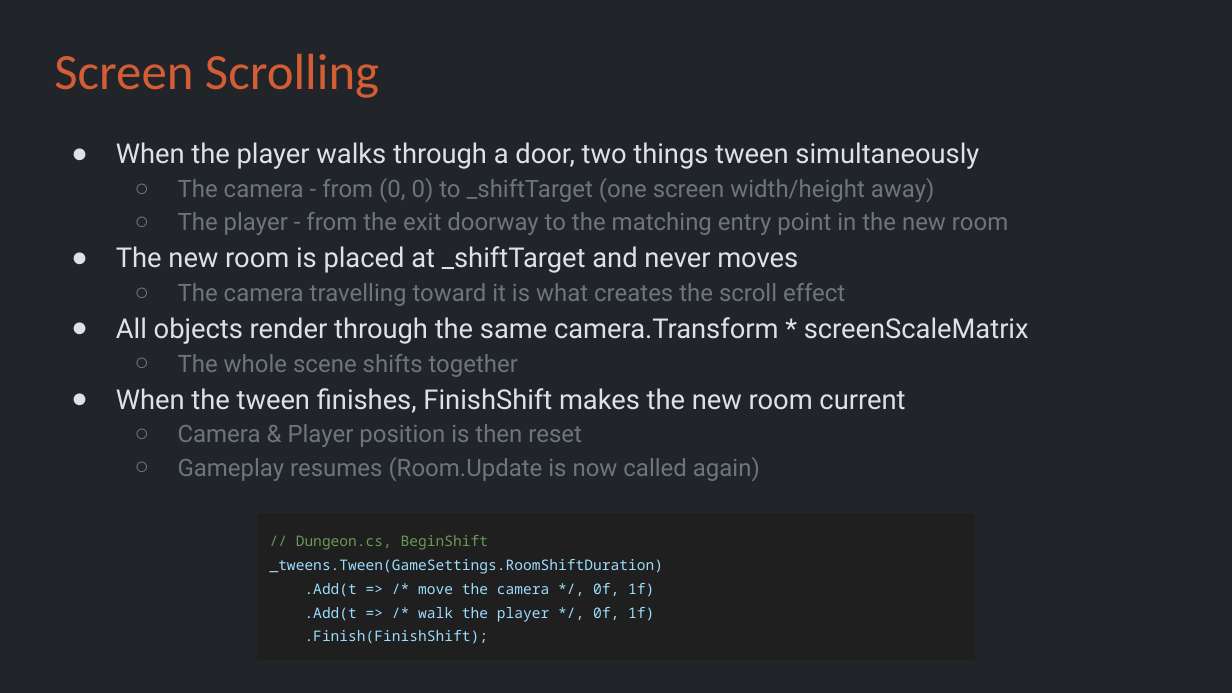
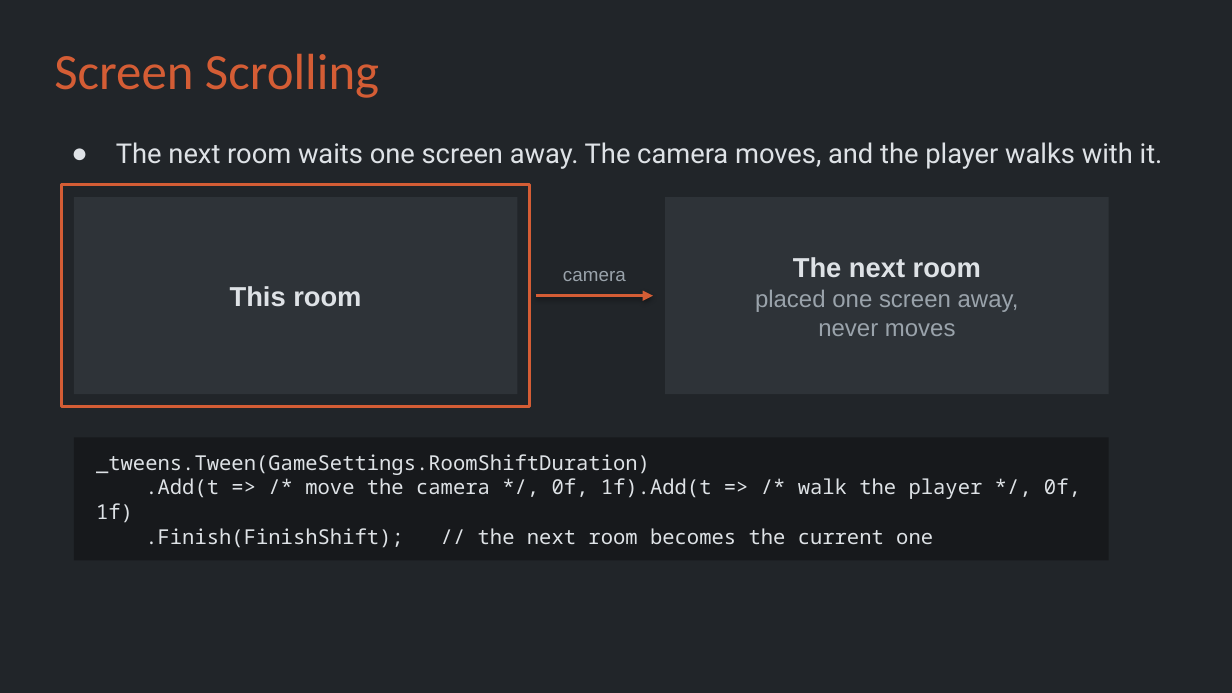
Before and after one commit to Metamate/gar, a slide deck: slide 31 of slides/08 The Legend of Zelda.pptx. Drawn at 1232x693 pixels with LibreOffice and Linux fonts; fonts in the diff are those of the drawing. Boxes give left, top, right and bottom in pixels: in the first picture for what was removed or moved away, otherwise in the second. Text is boxed around its words. In the diff, an @@ line names an element or a change of style, - is before the commit and + after.

```diff
--- a/slides/08 The Legend of Zelda.pptx
+++ b/slides/08 The Legend of Zelda.pptx
@@ text at <box>116,142,1163,169</box>: text changed; size 14 to 16 pt; text colour #6C757D to #DEE2E6 @@
-● When the player walks through a door, two things tween simultaneously
-  ○ The camera - from (0, 0) to _shiftTarget (one screen width/height away)
-  ○ The player - from the exit doorway to the matching entry point in the new room
-● The new room is placed at _shiftTarget and never moves
-  ○ The camera travelling toward it is what creates the scroll effect
-● All objects render through the same camera.Transform * screenScaleMatrix
-  ○ The whole scene shifts together
-● When the tween finishes, FinishShift makes the new room current
-  ○ Camera & Player position is then reset
-  ○ Gameplay resumes (Room.Update is now called again)
+● The next room waits one screen away. The camera moves, and the player walks with it.
@@ rectangle added at <box>62,185,530,407</box>, outline #D45D35 2 pt @@
@@ rectangle added at <box>74,197,517,394</box>, fill #2E3338, 16 pt, text #DEE2E6, bold @@
+This room
@@ rectangle added at <box>665,197,1109,394</box>, fill #2E3338, 14 pt, text #9AA3AB @@
+The next room
+placed one screen away,
+never moves
@@ arrow added from (536, 296) to (653, 296), #D45D35 2 pt @@
@@ text added at <box>563,271,626,281</box>, 11 pt, text #9AA3AB @@
+camera
@@ rectangle "_tweens.Tween(GameSettings.RoomShiftDuration)": place and size @@
-rectangle "_tweens.Tween(GameSettings.RoomShiftDuration)" at <box>257,513,975,659</box>
+rectangle "_tweens.Tween(GameSettings.RoomShiftDuration)" at <box>74,437,1109,561</box>
@@ rectangle "_tweens.Tween(GameSettings.RoomShiftDuration)" at <box>74,437,1109,561</box>: vertical alignment top to middle; text to rectangle; fill #1F1F1F to #17191C @@
@@ text in rectangle at <box>96,478,1081,548</box>: text changed; size 8.5 to 12 pt; text colour #9CDCFE to #DEE2E6 @@
-.Add(t => /* move the camera */, 0f, 1f)
-.Add(t => /* walk the player */, 0f, 1f)
-.Finish(FinishShift);
+.Add(t => /* move the camera */, 0f, 1f).Add(t => /* walk the player */, 0f, 1f)
+.Finish(FinishShift); // the next room becomes the current one
@@ text in rectangle at <box>96,454,650,475</box>: size 8.5 to 12 pt, text colour #9CDCFE to #DEE2E6, highlight #1F1F1F to none in "_tweens.Tween(GameSettings.RoomShiftDuration)"; line spacing 1.38 to 1 @@
@@ text in rectangle at <box>296,535,488,550</box>: paragraph removed @@
-// Dungeon.cs, BeginShift
```
Also in this commit, not shown: 8 other slides changed, 2 slides added, 1 slide removed.
